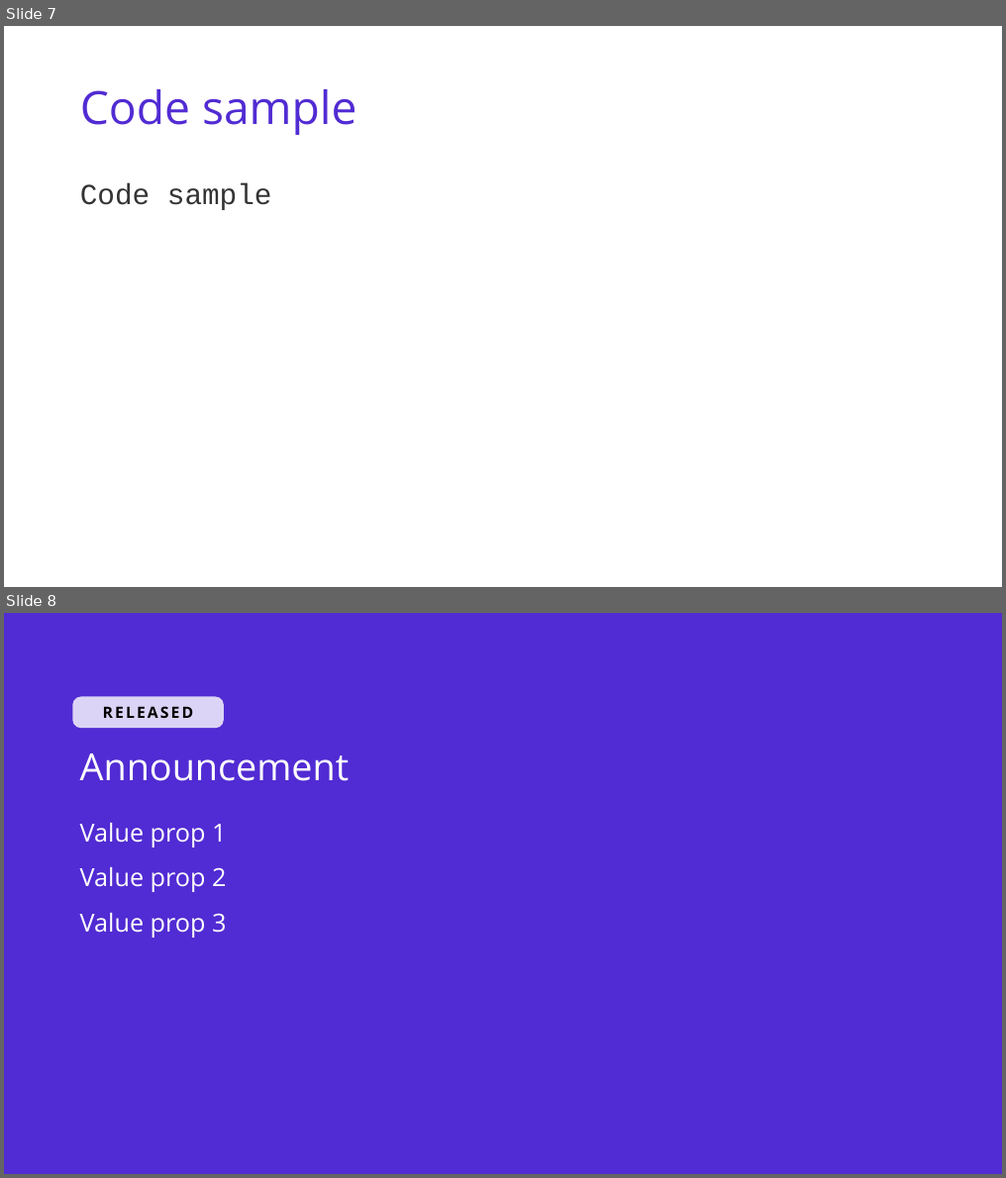
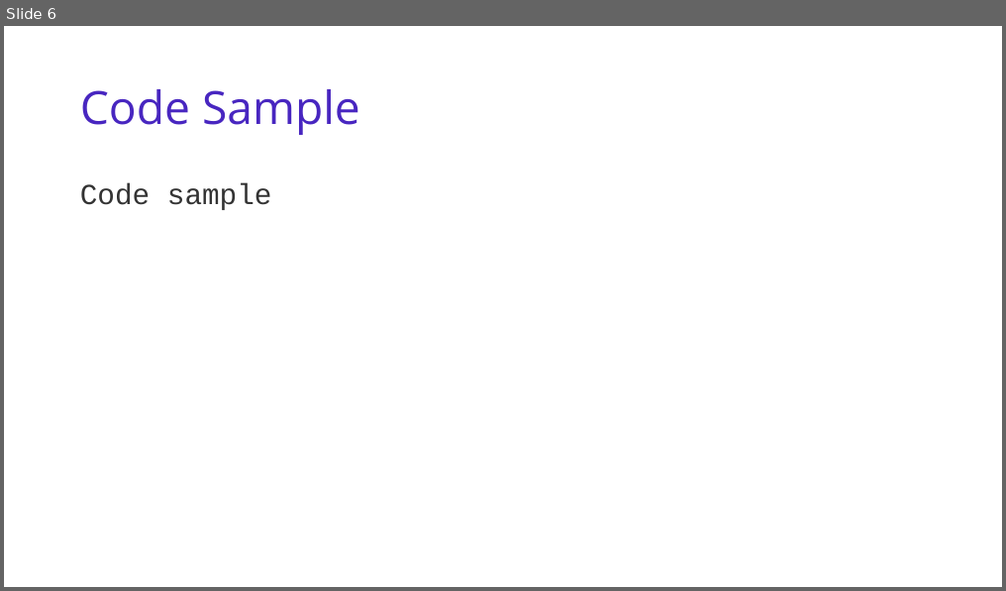
Before and after one commit to dotnet/brand, a slide deck: presentation-template/dotnet-deck-template.odp. Shown one above the other, each under a label of ours: slides 7 and 8 before the commit, slide 6 after it. The pictures are 1006x1178 and 1006x591 pixels, drawn with LibreOffice and Linux fonts; fonts in the diff are those of the drawing; background and template pictures are left out. Boxes give left, top, right and bottom in pixels: in the first picture for what was removed or moved away, otherwise in the second. Text is boxed around its words. In the diff, an @@ line names an element or a change of style, - is before the commit and + after.

```diff
--- a/presentation-template/dotnet-deck-template.odp
+++ b/presentation-template/dotnet-deck-template.odp
@@ slide 8 removed at (x1=4, y1=613, x2=1002, y2=1174), background picture (left out) @@
@@ freeform shape removed at (x1=73, y1=697, x2=224, y2=728) @@
-RELEASED
@@ text removed at (x1=80, y1=754, x2=349, y2=781) @@
-Announcement
@@ text removed at (x1=80, y1=823, x2=226, y2=938) @@
-Value prop 1
-Value prop 2
-Value prop 3
@@ what was slide 7 is now slide 6 @@
@@ slide 6 changed as well @@
@@ title at (x1=80, y1=89, x2=360, y2=135): text changed; text colour #512BD3 to #4826C0 @@
-Code sample
+Code Sample
```
Also in this commit, not shown: 4 other slides changed, 9 slides added, 7 other slides removed, 7 other files.
